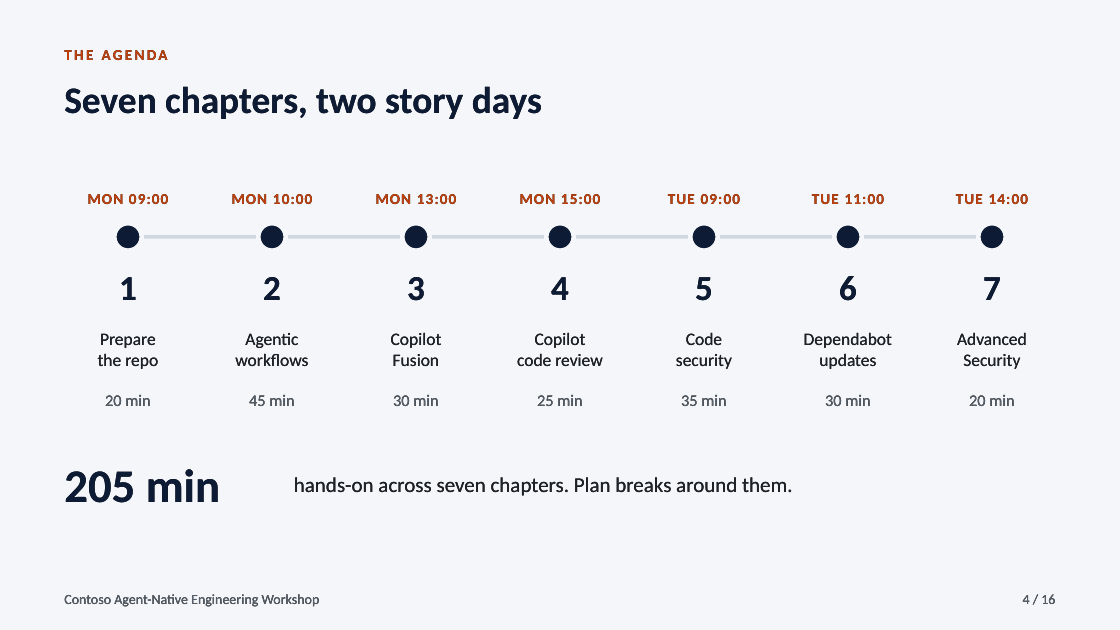
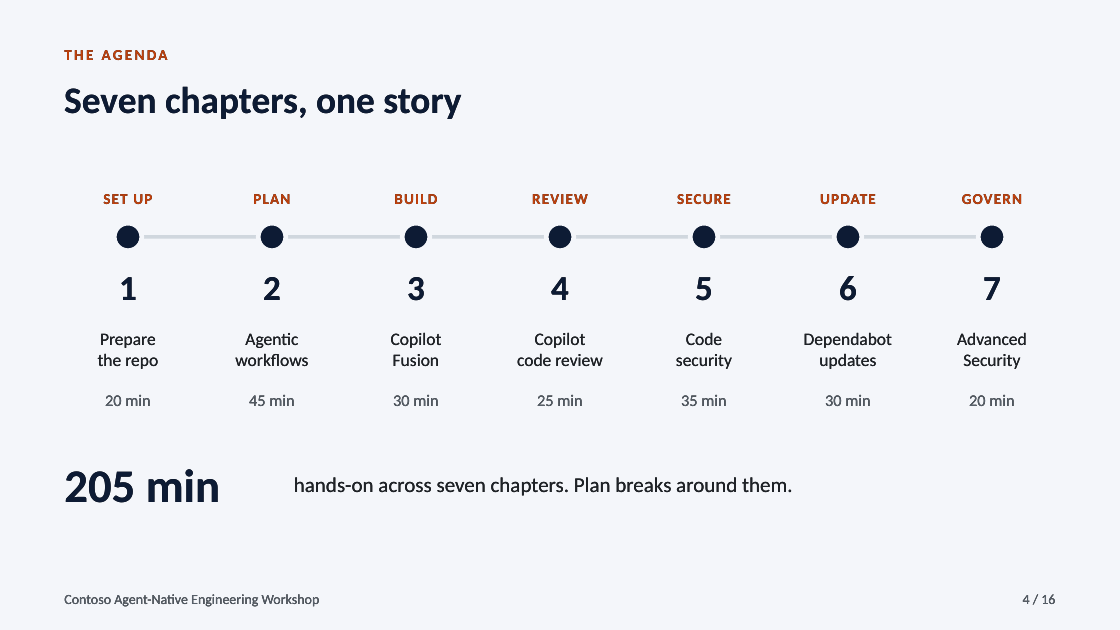
Before and after one commit to ibranibeny/gh-agentic-engineering-workshop, a slide deck: slide 4 of downloads/contoso-agent-native-engineering-workshop.pptx. Drawn at 1120x630 pixels with LibreOffice and Linux fonts; fonts in the diff are those of the drawing. Boxes give left, top, right and bottom in pixels: in the first picture for what was removed or moved away, otherwise in the second. Text is boxed around its words. In the diff, an @@ line names an element or a change of style, - is before the commit and + after.

Commit message:
Tell the story as one workshop, without a day schedule (2/3)
Removes the Monday/Tuesday timeline, clock times and 'two story days' from the guide, slide view and PowerPoint deck. Chapters now show their duration; story scenes are labelled by place or moment.

```diff
--- a/downloads/contoso-agent-native-engineering-workshop.pptx
+++ b/downloads/contoso-agent-native-engineering-workshop.pptx
@@ text at [64,86,461,119]: text changed @@
-Seven chapters, two story days
+Seven chapters, one story
@@ text at [103,194,152,204]: text changed @@
-MON 09:00
+SET UP
@@ text at [253,194,290,204]: text changed @@
-MON 10:00
+PLAN
@@ text at [394,194,437,204]: text changed @@
-MON 13:00
+BUILD
@@ text at [532,194,588,204]: text changed @@
-MON 15:00
+REVIEW
@@ text at [677,194,731,205]: text changed @@
-TUE 09:00
+SECURE
@@ text at [820,194,876,204]: text changed @@
-TUE 11:00
+UPDATE
@@ text at [962,194,1022,205]: text changed @@
-TUE 14:00
+GOVERN
```
Also in this commit, not shown: 11 other slides changed.
